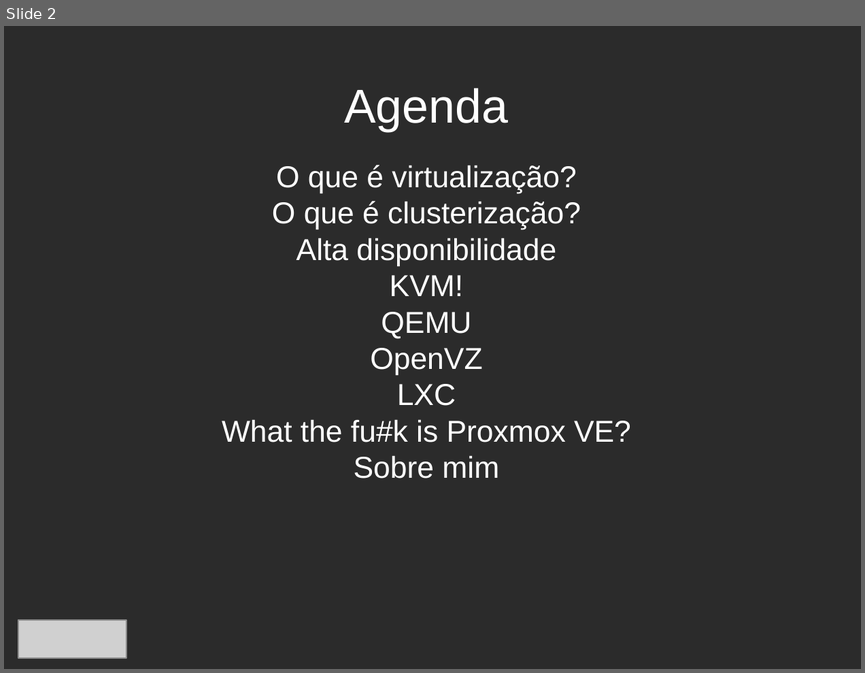
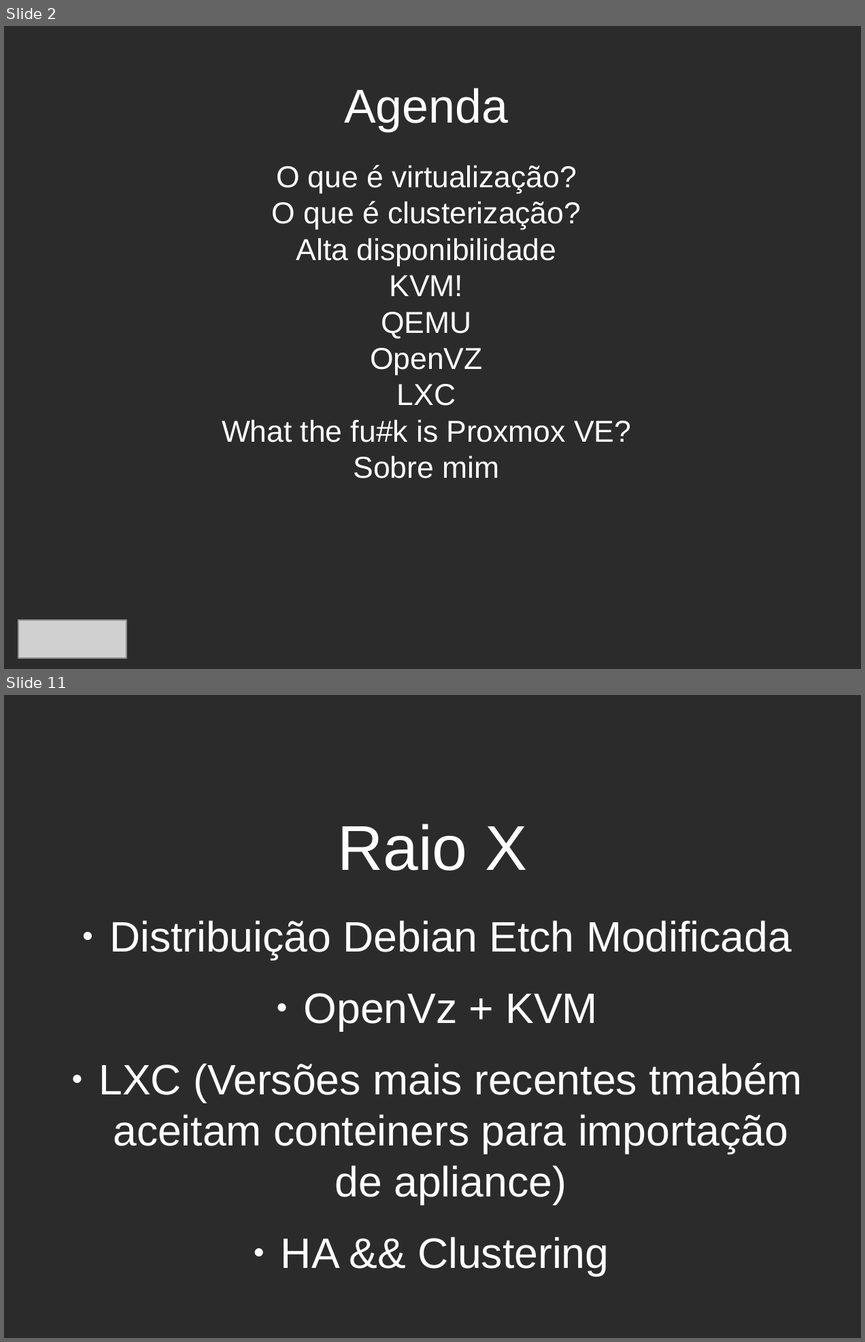
Before and after one commit to matholiveira91/3poticon, a slide deck: proxmoxve.odp. Shown one above the other, each under a label of ours: slide 2 before the commit, slides 2 and 11 after it; the slides between them are not shown. The pictures are 865x673 and 865x1342 pixels, drawn with LibreOffice and Linux fonts; fonts in the diff are those of the drawing; grey boxes stand for pictures; background and template pictures are left out; a plain dark background stands for a picture behind light text. Boxes give left, top, right and bottom in pixels: in the first picture for what was removed or moved away, otherwise in the second. Text is boxed around its words. In the diff, an @@ line names an element or a change of style, - is before the commit and + after.

```diff
--- a/proxmoxve.odp
+++ b/proxmoxve.odp
@@ slide 11 added at bbox=[4, 695, 861, 1338], background picture (left out) @@
@@ title added at bbox=[337, 824, 527, 870], 58.6 pt, text #FFFFFF @@
+Raio X
@@ text added at bbox=[99, 920, 802, 1276], 39.4 pt, text #FFFFFF @@
+● Distribuição Debian Etch Modificada
+● OpenVz + KVM
+● LXC (Versões mais recentes tmabém aceitam conteiners para importação de apliance)
+● HA && Clustering
```
Also in this commit, not shown: 8 slides changed, 1 other slide added, 1 slide removed, 3 other files.
